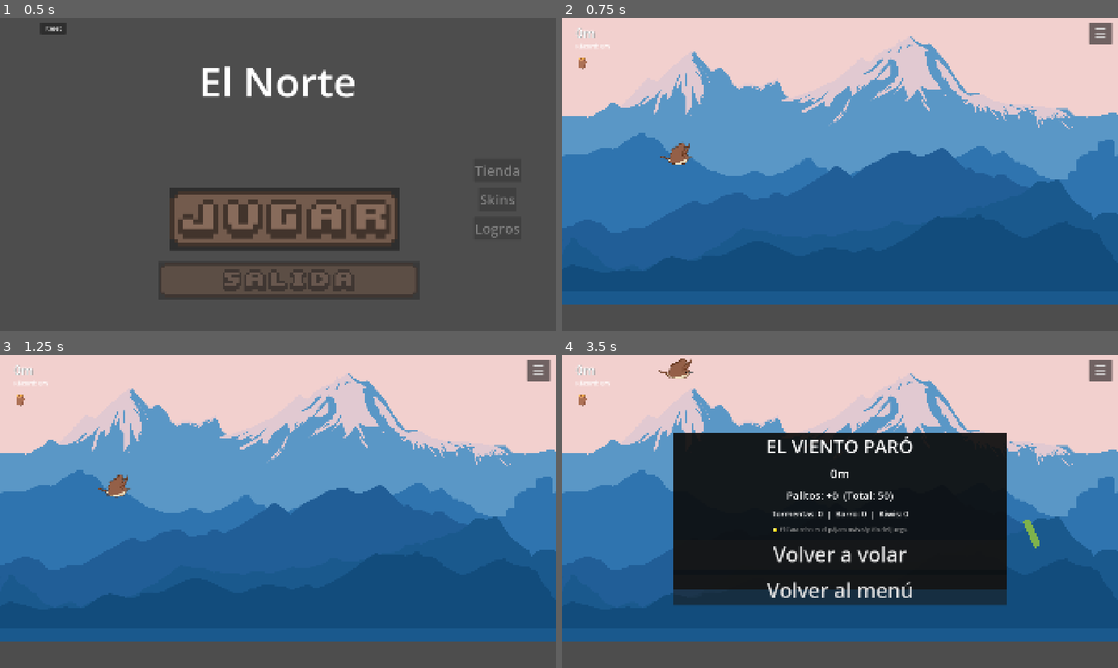
Above: before the commit, frames 1-4 (two rows, left to right).
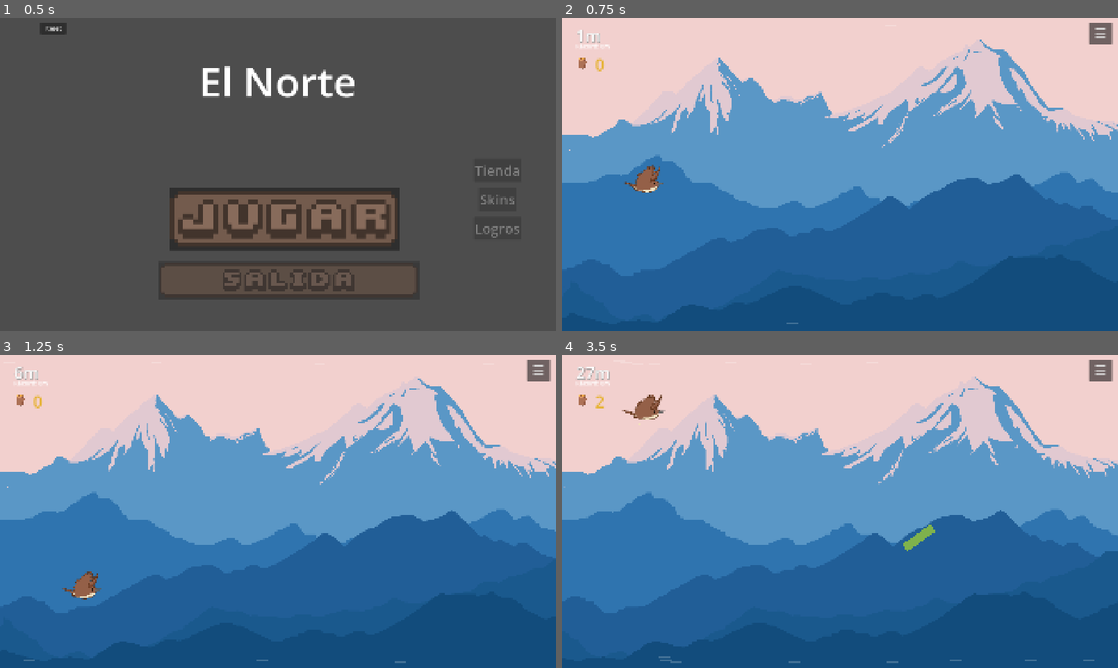
Above: after the commit, the same moments.

Repository: TomasMoreno21/El-Norte
Game: Godot game, scene res://scenes/menu/menu.tscn
The game is run twice, just before and just after one commit, with the same random seed, the same clock (stepped at 60 frames per second) and the same inputs.
Inputs (mouse positions are in pixels of both pictures, inside the frame that each line leads up to):
- Up to frame 1 (0.5 s): no input
- Up to frame 2 (0.75 s): click (845, 218) at 0.5 s
- Up to frame 3 (1.25 s): no input
- Up to frame 4 (3.5 s): tap Enter at 1.25 s; move the mouse to (962, 495) at 1.27 s; hold D 1.28-2.03 s; tap Tab at 1.35 s; click (962, 495) at 1.42 s; tap Space at 1.52, 1.82, 2.27, 2.57 s; move the mouse to (728, 527) at 2.02 s; hold S 2.03-2.78 s; tap Q at 2.1 s; click (728, 527) at 2.17 s; move the mouse to (895, 442) at 2.77 s; hold D from 2.78 s (still down); tap E at 2.85 s; click (895, 442) at 2.92 s

Frame 1 is identical in both runs. In frame 2, 35% of the frame differs, in the area x 0-100%, y 3-100%; in frame 3, 35%; in frame 4, 55%, in the area x 0-100%, y 1-100%.
Error before the commit: Parse Error: Expected indented block after function declaration. (res://scenes/hud/hud.gd:117)

Commit message:
fix: _flash_100m body deleted accidentally, restored

Diff:
--- a/scenes/hud/hud.gd
+++ b/scenes/hud/hud.gd
@@ -115,6 +115,14 @@
 		_flash_100m()
 
 func _flash_100m() -> void:
+	var flash := ColorRect.new()
+	flash.color = Color(1, 1, 1, 0.08)
+	flash.anchors_preset = Control.PRESET_FULL_RECT
+	flash.mouse_filter = Control.MOUSE_FILTER_PASS
+	add_child(flash)
+	var tween := create_tween()
+	tween.tween_property(flash, "color:a", 0.0, 0.3)
+	tween.tween_callback(flash.queue_free)
 
 func update_bolas(amount: int) -> void:
 	bolas_label.text = "Barro: %d" % amount
